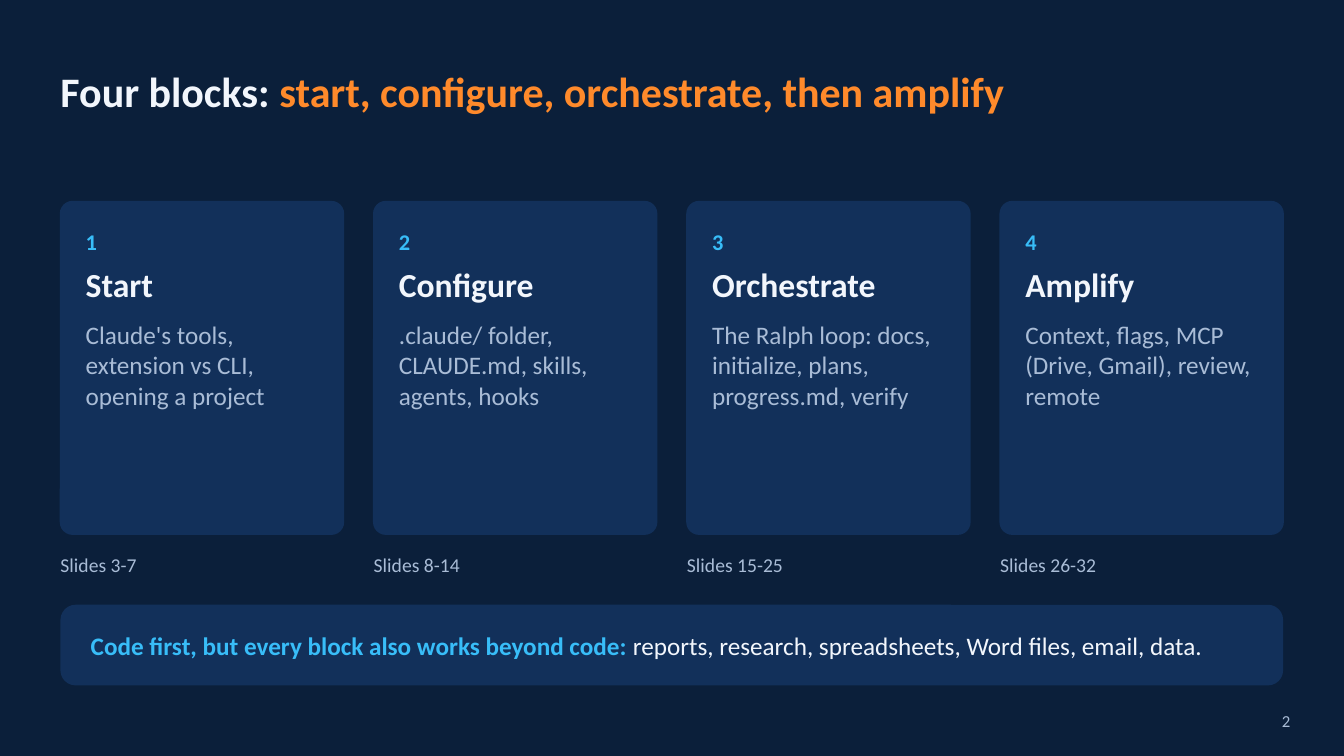
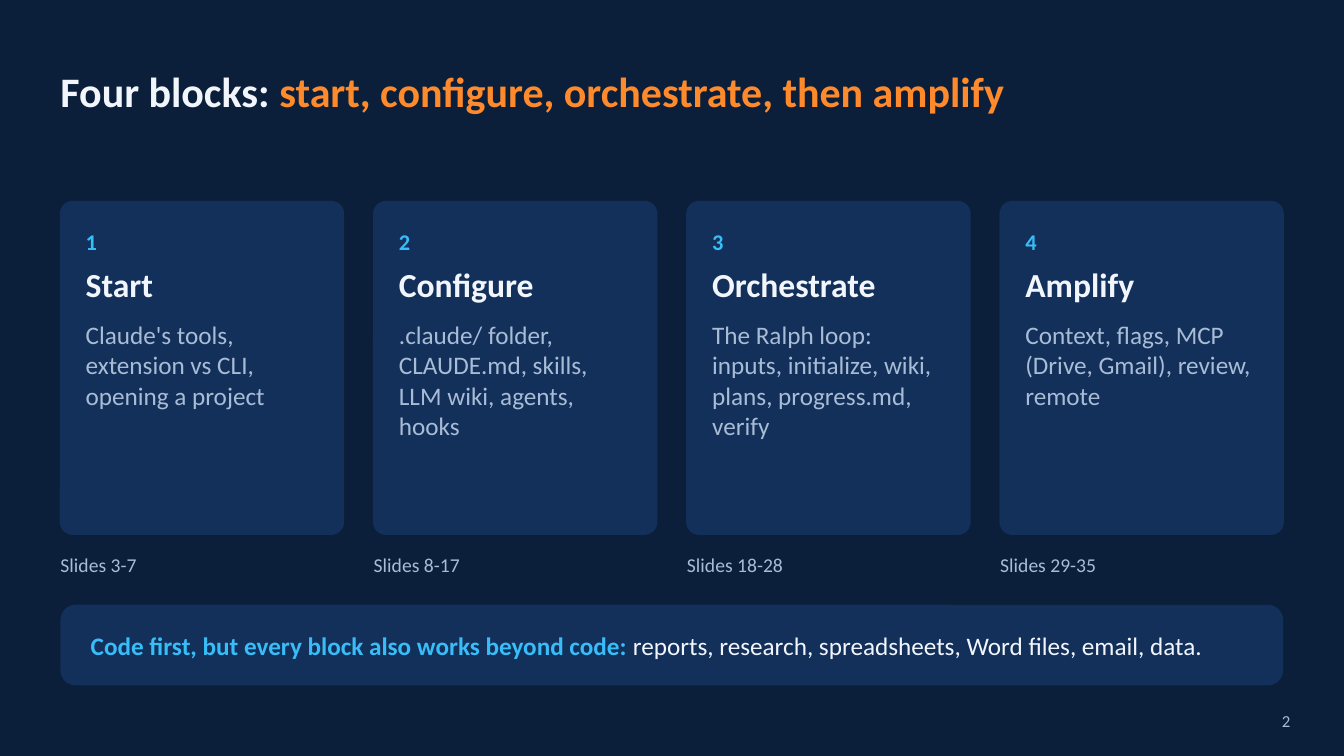
Before and after one commit to HinePo/ai-agent-learning-path, a slide deck: slide 2 of resources/claude_code_vscode_tricks.pptx. Drawn at 1344x756 pixels with LibreOffice and Linux fonts; fonts in the diff are those of the drawing. Boxes give left, top, right and bottom in pixels: in the first picture for what was removed or moved away, otherwise in the second. Text is boxed around its words. In the diff, an @@ line names an element or a change of style, - is before the commit and + after.

```diff
--- a/resources/claude_code_vscode_tricks.pptx
+++ b/resources/claude_code_vscode_tricks.pptx
@@ text at bbox=[399, 326, 588, 435]: text changed @@
-.claude/ folder, CLAUDE.md, skills, agents, hooks
+.claude/ folder, CLAUDE.md, skills, LLM wiki, agents, hooks
@@ text at bbox=[712, 326, 931, 439]: text changed @@
-The Ralph loop: docs, initialize, plans, progress.md, verify
+The Ralph loop: inputs, initialize, wiki, plans, progress.md, verify
@@ text at bbox=[374, 558, 460, 572]: text changed @@
-Slides 8-14
+Slides 8-17
@@ text at bbox=[687, 558, 783, 572]: text changed @@
-Slides 15-25
+Slides 18-28
@@ text at bbox=[1000, 558, 1096, 572]: text changed @@
-Slides 26-32
+Slides 29-35
```
Also in this commit, not shown: 14 other slides changed, 3 slides added, 2 other files.
